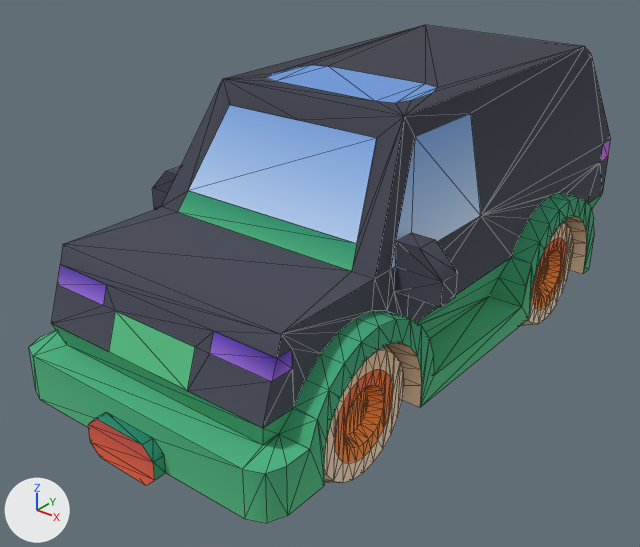
The glTF model Assets/UnityEve/Art/Models/car-kit/suv-luxury.glb, before and after one commit.
The view is the same before and after, from a 50 mm lens placed at (2.15, -3.01, 2.18), pointed at (-0.08, -0.22, 0.45). Lighting does not change. The marker at lower left points along +X, +Y and +Z. The older version comes first. Mesh edges are drawn as thin lines. Where no turn or scale is listed for an object, it has been applied to the vertices. Vertices at exactly the same position are counted once.

The first picture shows 'body', 'wheel-back-left', 'wheel-front-left'.
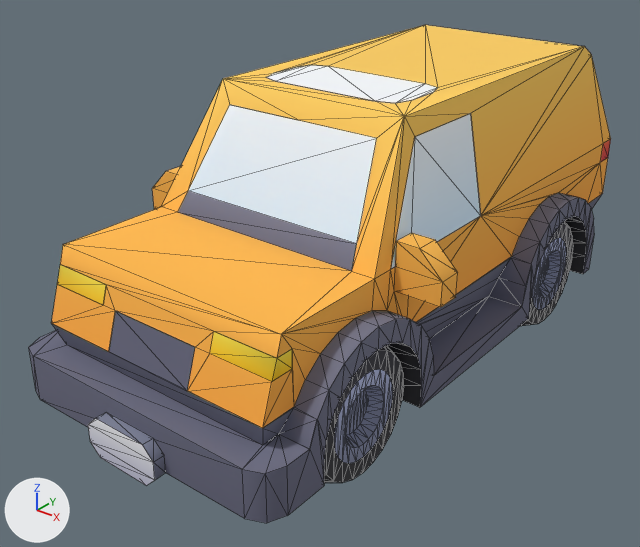
Where the newer file only moved an object's origin or applied its transform, the numbers keep the older frame.

Patch to the scene script:
```diff
--- a/Assets/UnityEve/Art/Models/car-kit/suv-luxury.glb.py
+++ b/Assets/UnityEve/Art/Models/car-kit/suv-luxury.glb.py
@@ me_wheel_front_left @@
 # used by ob_wheel_front_left; location = (0.0, 0.0, 0.0)
-me_wheel_front_left.from_pydata(...)  # 178 vertices, 332 faces; spans x 0.25..0.6, y -1.11..-0.51, z 0.0..0.6
+me_wheel_front_left.from_pydata(...)  # 198 vertices, 332 faces; spans x 0.25..0.6, y -1.11..-0.51, z 0.0..0.6
+# me_wheel_front_left part 1
+# 41 faces are deleted
+# 20 vertices are added at x 0.6, y -0.991..-0.629, z 0.119..0.481
+# 41 new faces join them
+# me_wheel_front_left part 2: 291 kept faces spanning x 0.25..0.6, y -1.11..-0.51, z 0.0..0.6 get new texture (UV) coordinates
 me_wheel_front_left.materials.append(mat_colormap)
@@ me_body @@
 # used by ob_body; location = (0.0, 0.0, 0.0)
-me_body.from_pydata(...)  # 436 vertices, 756 faces; spans x -0.75..0.75, y -1.45..1.4, z 0.12..1.3
+me_body.from_pydata(...)  # 438 vertices, 756 faces; spans x -0.75..0.75, y -1.45..1.4, z 0.12..1.3
+# me_body part 3: 748 kept faces spanning x -0.75..0.75, y -1.45..1.4, z 0.12..1.3 get new texture (UV) coordinates
+# edits to the shape of me_body do not show in these pictures
 me_body.materials.append(mat_colormap)
@@ me_wheel_back_left @@
 # used by ob_wheel_back_left; location = (0.0, 0.0, 0.0)
-me_wheel_back_left.from_pydata(...)  # 178 vertices, 332 faces; spans x 0.25..0.6, y 0.41..1.01, z 0.0..0.6
+me_wheel_back_left.from_pydata(...)  # 198 vertices, 332 faces; spans x 0.25..0.6, y 0.41..1.01, z 0.0..0.6
+# me_wheel_back_left part 4
+# 41 faces are deleted
+# 20 vertices are added at x 0.6, y 0.529..0.891, z 0.119..0.481
+# 41 new faces join them
+# me_wheel_back_left part 5: 291 kept faces spanning x 0.25..0.6, y 0.41..1.01, z 0.0..0.6 get new texture (UV) coordinates
 me_wheel_back_left.materials.append(mat_colormap)
```

Changed parts and their boxes [x1, y1, x2, y2] in the pictures (640 x 547 px; the box of a moved part takes in the faces that stretch with it):
part 1 of me_wheel_front_left, moved or reshaped: [334, 370, 393, 461] in both
part 2 of me_wheel_front_left, surface changed: [324, 346, 404, 483] in both
part 3 of me_body, surface changed: [29, 25, 611, 523] in both
part 4 of me_wheel_back_left, moved or reshaped: [532, 238, 567, 310] in both
part 5 of me_wheel_back_left, surface changed: [520, 222, 573, 326] in both
